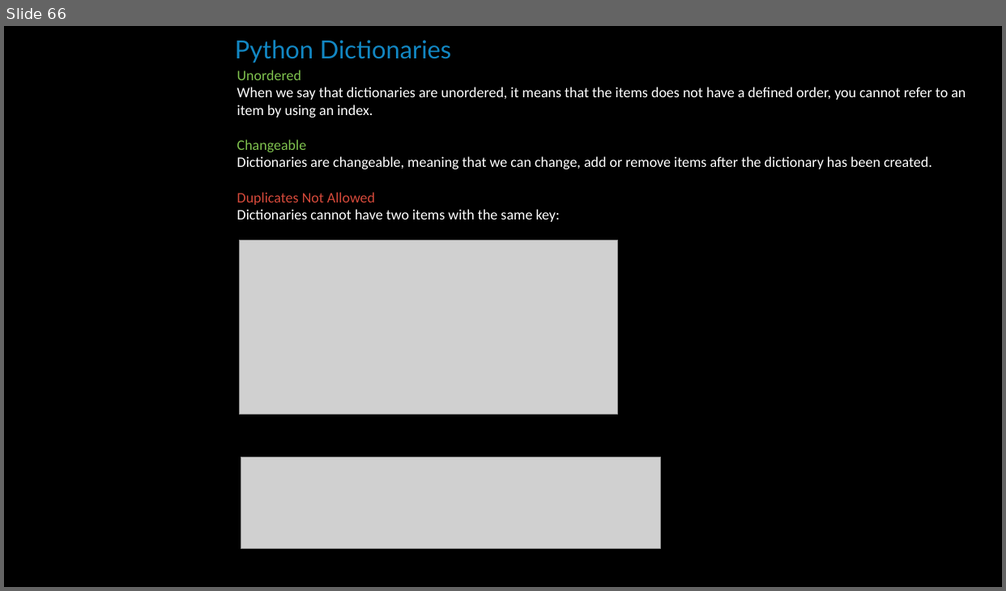
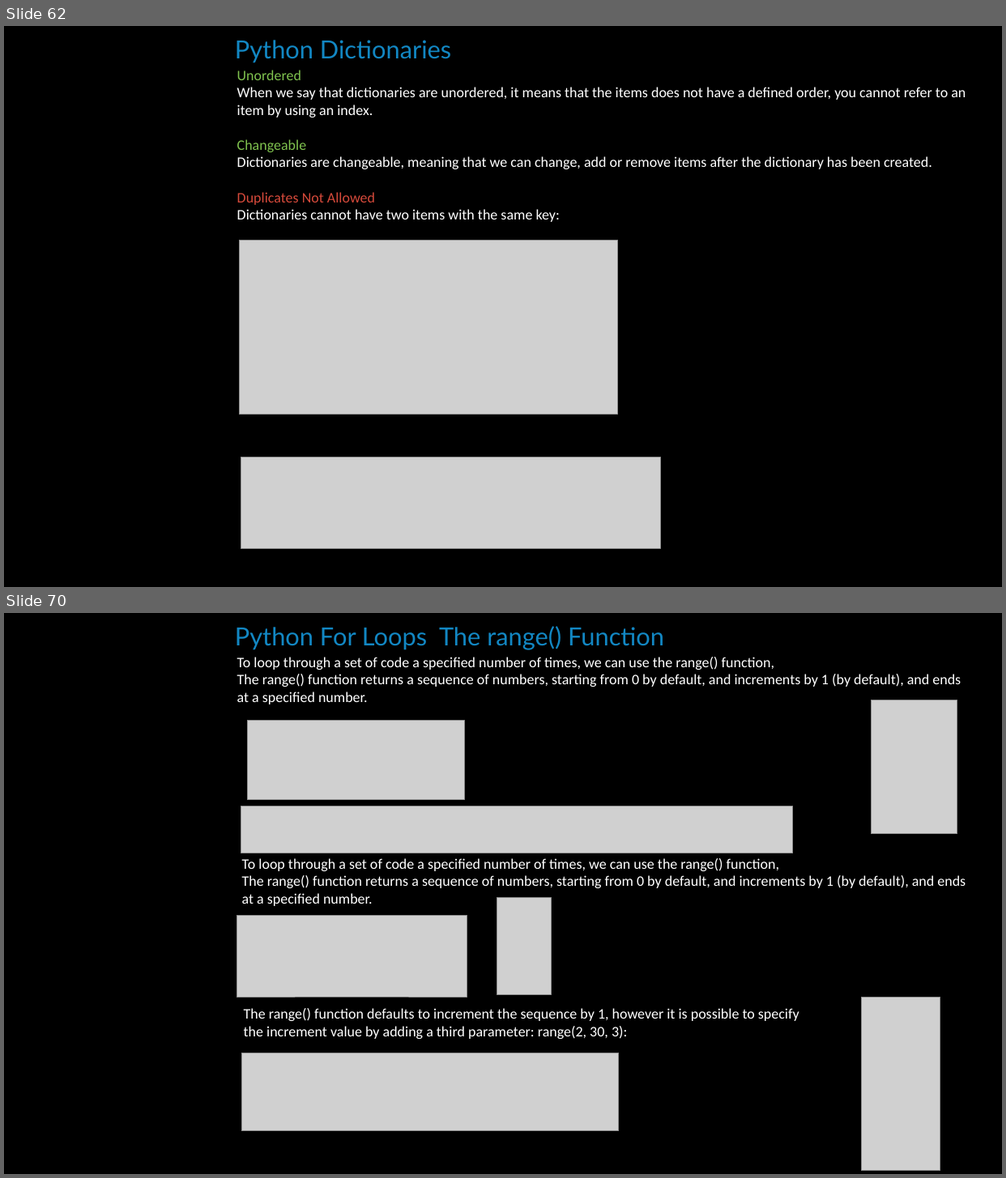
Before and after one commit to simon-pikalov/Ariel_OOP_2020, a slide deck: Classes/week_09/TA/simon_group/oop9.pptx. Shown one above the other, each under a label of ours: slide 66 before the commit, slides 62 and 70 after it; the slides between them are not shown. The pictures are 1006x591 and 1006x1178 pixels, drawn with LibreOffice and Linux fonts; fonts in the diff are those of the drawing; grey boxes stand for pictures; background and template pictures are left out. Boxes give left, top, right and bottom in pixels: in the first picture for what was removed or moved away, otherwise in the second. Text is boxed around its words. In the diff, an @@ line names an element or a change of style, - is before the commit and + after.

```diff
--- a/Classes/week_09/TA/simon_group/oop9.pptx
+++ b/Classes/week_09/TA/simon_group/oop9.pptx
@@ slide 70 added at (x1=4, y1=613, x2=1002, y2=1174), background #000000 @@
@@ text added at (x1=235, y1=626, x2=664, y2=650), 24 pt, text #1287C3 @@
+Python For Loops The range() Function
@@ text added at (x1=237, y1=657, x2=961, y2=705), 14 pt, text #FFFFFF @@
+To loop through a set of code a specified number of times, we can use the range() function,
+The range() function returns a sequence of numbers, starting from 0 by default, and increments by 1 (by default), and ends at a specified number.
@@ picture added at (x1=871, y1=700, x2=957, y2=834) @@
@@ picture added at (x1=247, y1=720, x2=464, y2=800) @@
@@ picture added at (x1=241, y1=806, x2=793, y2=854) @@
@@ text added at (x1=242, y1=858, x2=965, y2=906), 14 pt, text #FFFFFF @@
+To loop through a set of code a specified number of times, we can use the range() function,
+The range() function returns a sequence of numbers, starting from 0 by default, and increments by 1 (by default), and ends at a specified number.
@@ picture added at (x1=496, y1=898, x2=552, y2=995) @@
@@ picture added at (x1=236, y1=915, x2=467, y2=997) @@
@@ picture added at (x1=861, y1=997, x2=940, y2=1171) @@
@@ text added at (x1=244, y1=1008, x2=799, y2=1039), 14 pt, text #FFFFFF @@
+The range() function defaults to increment the sequence by 1, however it is possible to specify
+the increment value by adding a third parameter: range(2, 30, 3):
@@ picture added at (x1=241, y1=1053, x2=619, y2=1131) @@
@@ what was slide 66 is now slide 62 @@
```
Also in this commit, not shown: 3 slides changed, 20 other slides added, 3 slides removed, 3 other files.
